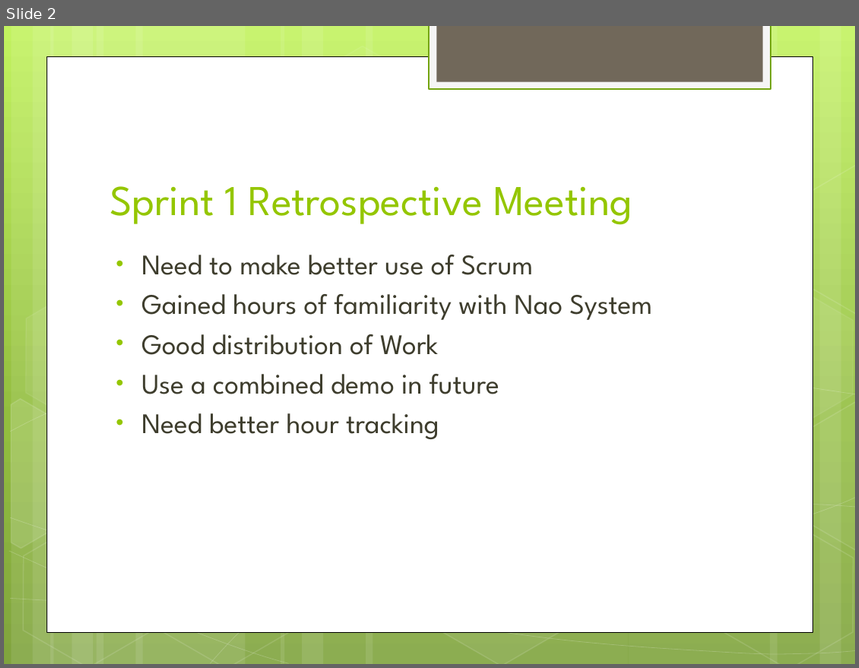
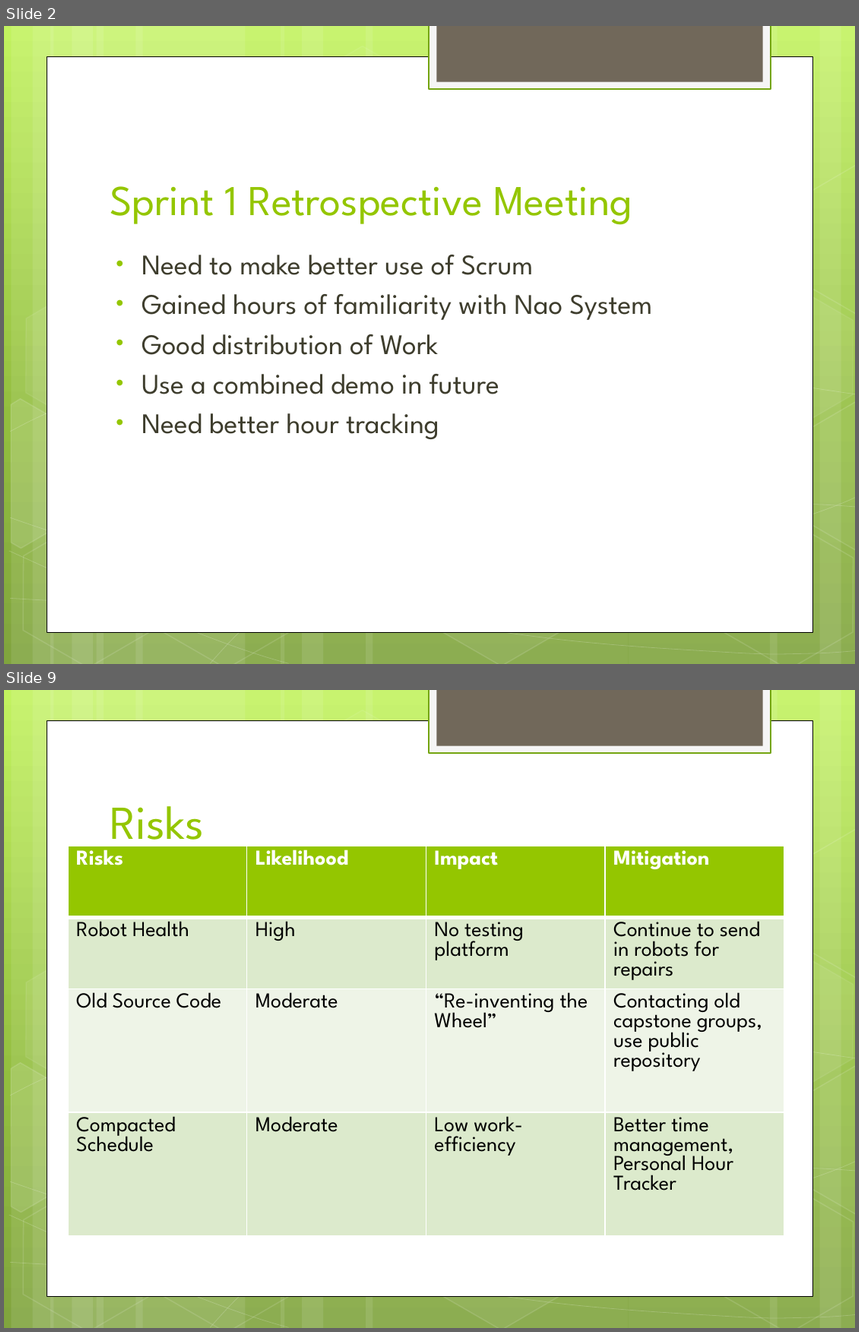
Before and after one commit to jacobrtaylor/NaoCapstone2017, a slide deck: NAO Sprint 2 Review.pptx. Shown one above the other, each under a label of ours: slide 2 before the commit, slides 2 and 9 after it; the slides between them are not shown. The pictures are 859x668 and 859x1332 pixels, drawn with LibreOffice and Linux fonts; fonts in the diff are those of the drawing. Boxes give left, top, right and bottom in pixels: in the first picture for what was removed or moved away, otherwise in the second. Text is boxed around its words. In the diff, an @@ line names an element or a change of style, - is before the commit and + after.

```diff
--- a/NAO Sprint 2 Review.pptx
+++ b/NAO Sprint 2 Review.pptx
@@ slide 9 added at (4, 690, 855, 1328), background gradient #C3F35F to #93BF3F to #81A53E; not listed: 31 template elements that a slide beside it also shows @@
@@ title added at (110, 806, 204, 853), 40 pt, text #94C600 @@
+Risks
@@ table added at (68, 846, 783, 1262), 4 rows, 4 columns @@
+Risks | Likelihood | Impact | Mitigation
+Robot Health | High | No testing platform | Continue to send in robots for repairs
+Old Source Code | Moderate | “Re-inventing the Wheel” | Contacting old capstone groups, use public repository
+Compacted Schedule | Moderate | Low work-efficiency | Better time management, / Personal Hour Tracker
```
Also in this commit, not shown: 6 slides changed, 2 other slides added.
